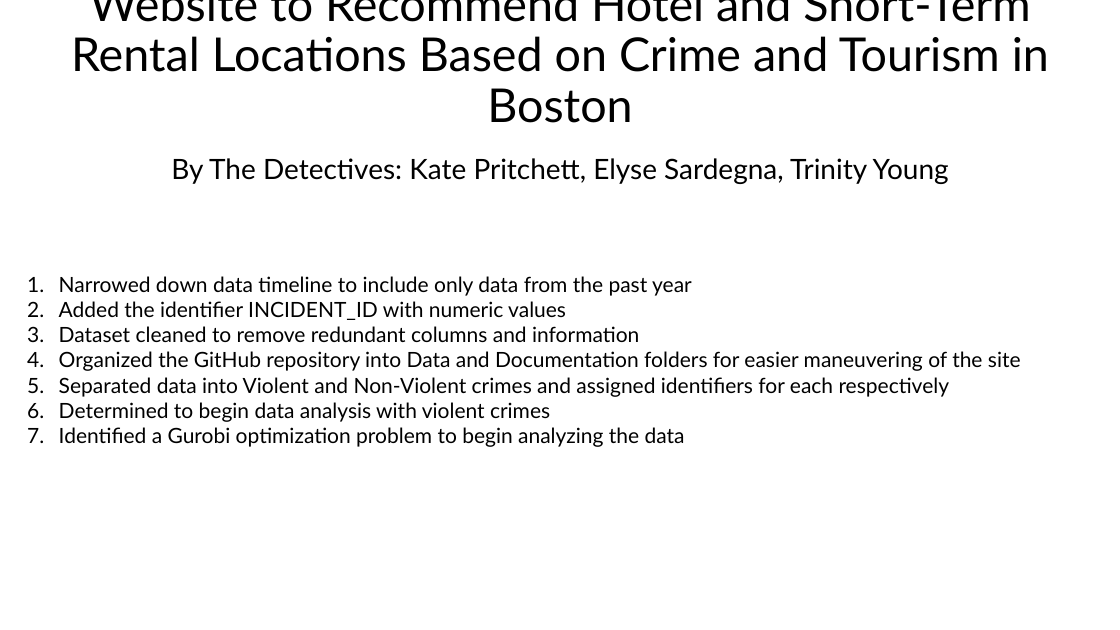
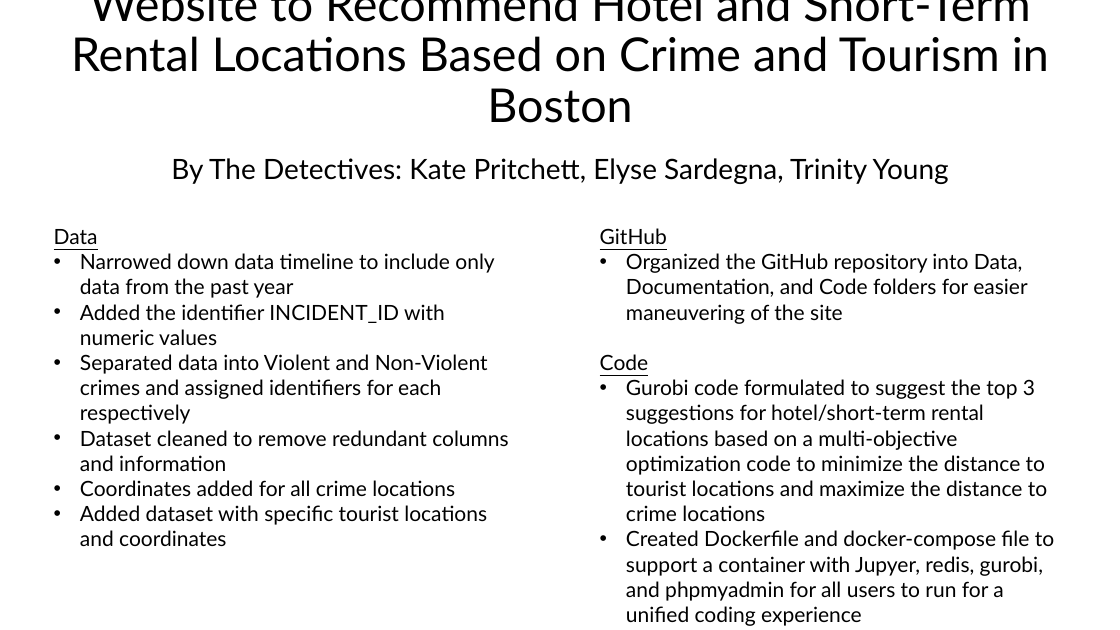
Before and after one commit to ElyseSardegna/IEM4723_The_Detectives, a slide deck: slide 1 of Documentation/IEM 4723_Project Milestone.pptx. Drawn at 1120x630 pixels with LibreOffice and Linux fonts; fonts in the diff are those of the drawing. Boxes give left, top, right and bottom in pixels: in the first picture for what was removed or moved away, otherwise in the second. Text is boxed around its words. In the diff, an @@ line names an element or a change of style, - is before the commit and + after.

```diff
--- a/Documentation/IEM 4723_Project Milestone.pptx
+++ b/Documentation/IEM 4723_Project Milestone.pptx
@@ text "Data" moved from (x1=59, y1=276, x2=1021, y2=447) to (x1=54, y1=229, x2=508, y2=546) @@
@@ text at (x1=54, y1=229, x2=98, y2=244): paragraph added @@
+Data
@@ text added at (x1=600, y1=228, x2=1054, y2=626), 18 pt, text #000000 @@
+GitHub
+• Organized the GitHub repository into Data, Documentation, and Code folders for easier maneuvering of the site
+Code
+• Gurobi code formulated to suggest the top 3 suggestions for hotel/short-term rental locations based on a multi-objective optimization code to minimize the distance to tourist locations and maximize the distance to crime locations
+• Created Dockerfile and docker-compose file to support a container with Jupyer, redis, gurobi, and phpmyadmin for all users to run for a unified coding experience
@@ text at (x1=80, y1=253, x2=508, y2=471): bullet 1. to • @@
@@ text at (x1=80, y1=354, x2=488, y2=424): paragraph added @@
+• Separated data into Violent and Non-Violent crimes and assigned identifiers for each respectively
@@ text at (x1=80, y1=480, x2=487, y2=546): text changed @@
-4. Organized the GitHub repository into Data and Documentation folders for easier maneuvering of the site
-5. Separated data into Violent and Non-Violent crimes and assigned identifiers for each respectively
-6. Determined to begin data analysis with violent crimes
-7. Identified a Gurobi optimization problem to begin analyzing the data
+• Coordinates added for all crime locations
+• Added dataset with specific tourist locations and coordinates
```
Also in this commit, not shown: 1 other slide changed, 1 slide added, 1 slide removed.
